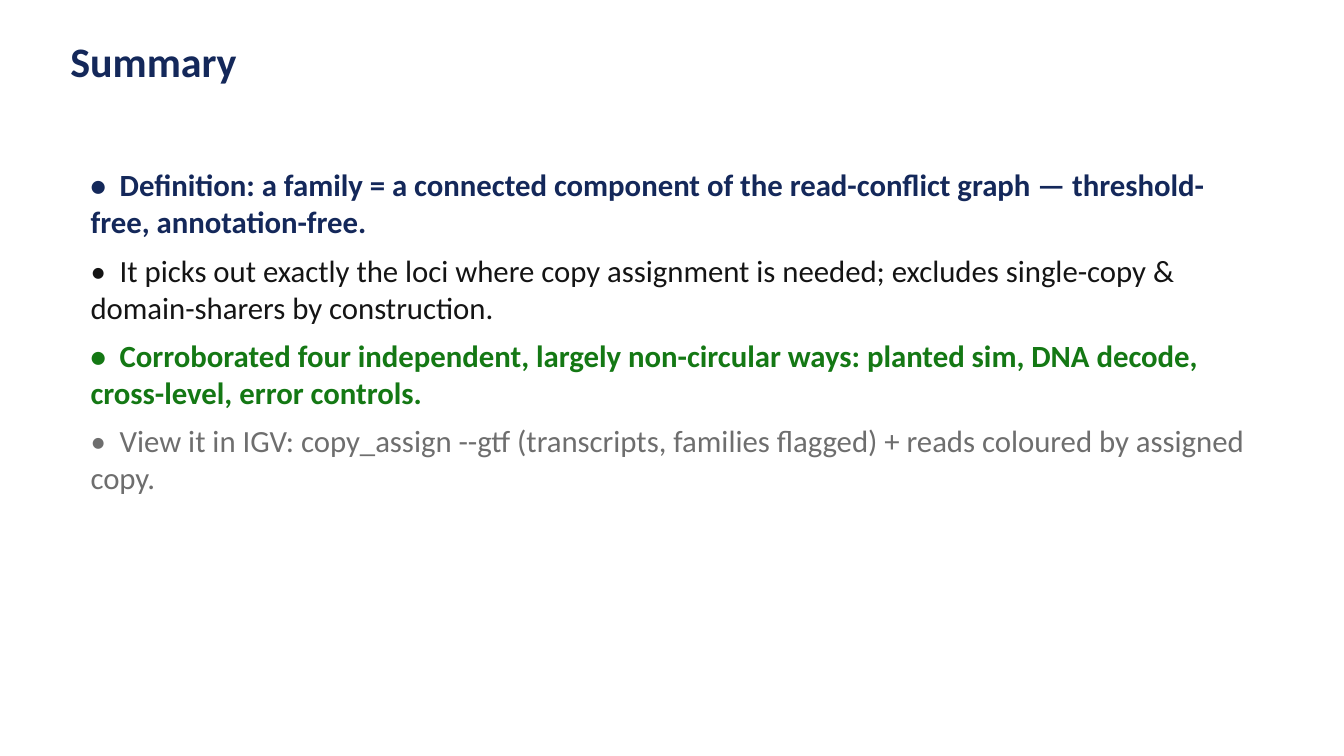
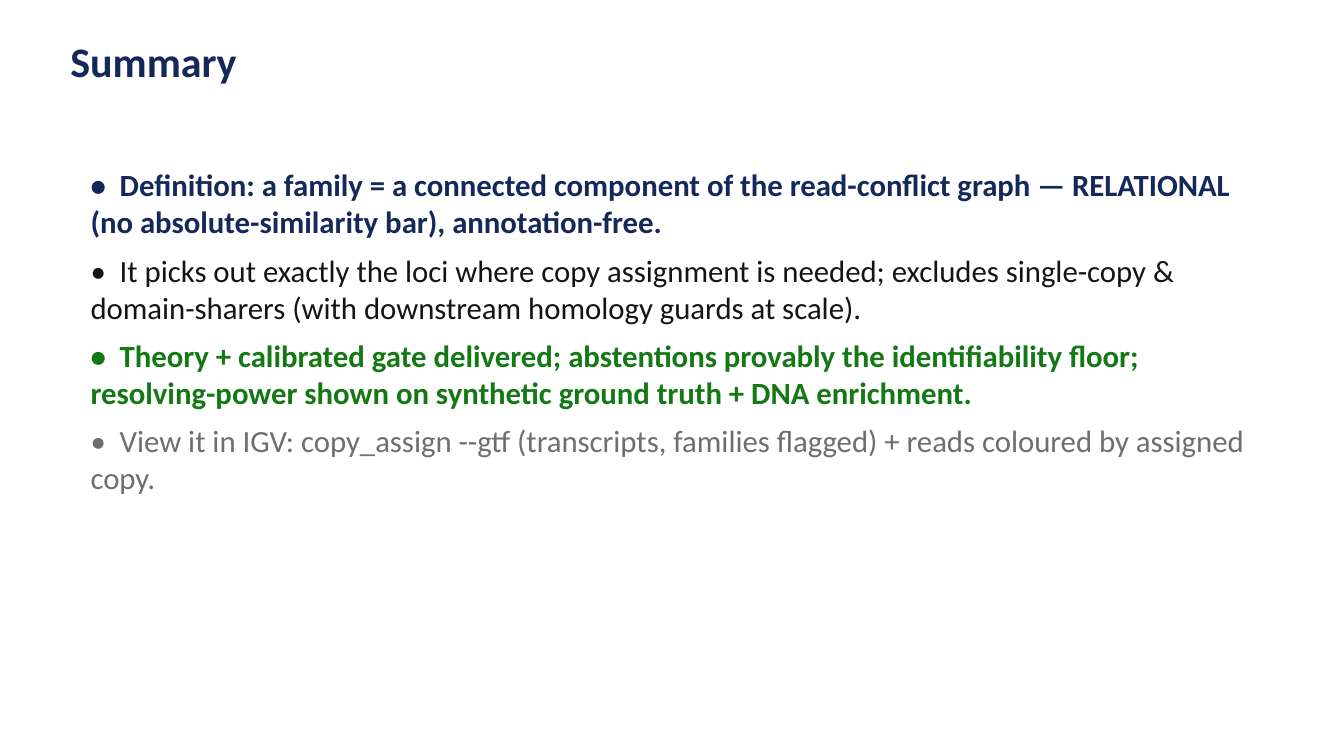
Before and after one commit to juanfraitu1/Rustle, a slide deck: slide 13 of bench/slides/multicopy_families.pptx (slide 12 before the commit). Drawn at 1344x756 pixels with LibreOffice and Linux fonts; fonts in the diff are those of the drawing. Boxes give left, top, right and bottom in pixels: in the first picture for what was removed or moved away, otherwise in the second. Text is boxed around its words. In the diff, an @@ line names an element or a change of style, - is before the commit and + after.

```diff
--- a/bench/slides/multicopy_families.pptx
+++ b/bench/slides/multicopy_families.pptx
@@ text at [91, 174, 1230, 410]: text changed; text colour #141414 to #147814 @@
-• Definition: a family = a connected component of the read-conflict graph — threshold-free, annotation-free.
-• It picks out exactly the loci where copy assignment is needed; excludes single-copy & domain-sharers by construction.
-• Corroborated four independent, largely non-circular ways: planted sim, DNA decode, cross-level, error controls.
+• Definition: a family = a connected component of the read-conflict graph — RELATIONAL (no absolute-similarity bar), annotation-free.
+• It picks out exactly the loci where copy assignment is needed; excludes single-copy & domain-sharers (with downstream homology guards at scale).
+• Theory + calibrated gate delivered; abstentions provably the identifiability floor; resolving-power shown on synthetic ground truth + DNA enrichment.
```
Also in this commit, not shown: 7 other slides changed, 1 slide added, 4 other files.
